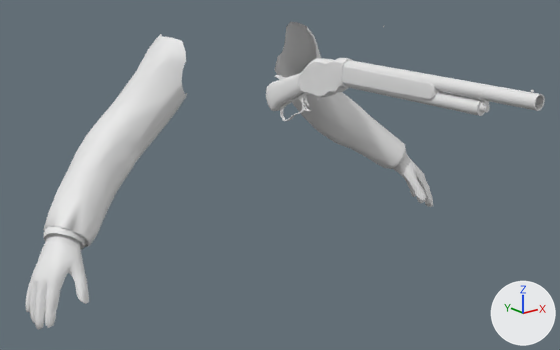
Before and after pictures for a commit that changed the Blender file sourceAssets/shotgun_lever.blend.
Camera for both pictures: a camera (50 mm lens) standing at (-1.247, -1.815, 0.115) and looking at (-0.12, -0.407, -0.448). The axes (+X, +Y, +Z) are drawn at lower right. The lights are the same throughout. Materials are left out; every surface is plain grey.

Objects in the first picture: 'PlayerModelMerged', 'shotgun'.
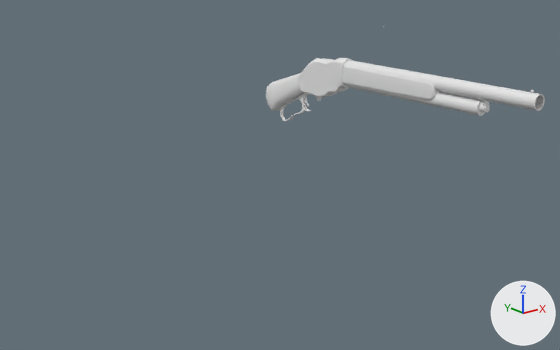
The change, as a list of edits to the scene's bpy script:
```text
Change ob_playermodelmerged:
    add ob_playermodelmerged.hide_set(True)
```

Location of each change, (x1, y1, x2, y2) in pixels of the pictures (560 x 350 px):
'PlayerModelMerged', hidden
    before: (25, 22, 433, 330)
